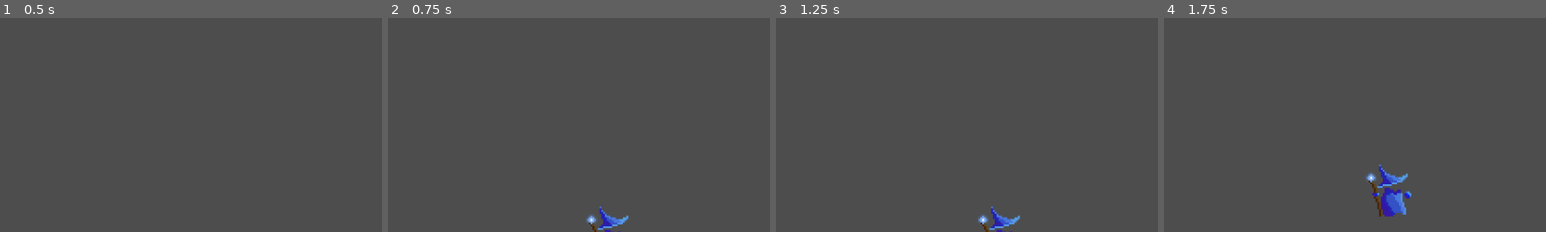
Above: before the commit, frames 1-4 (left to right).
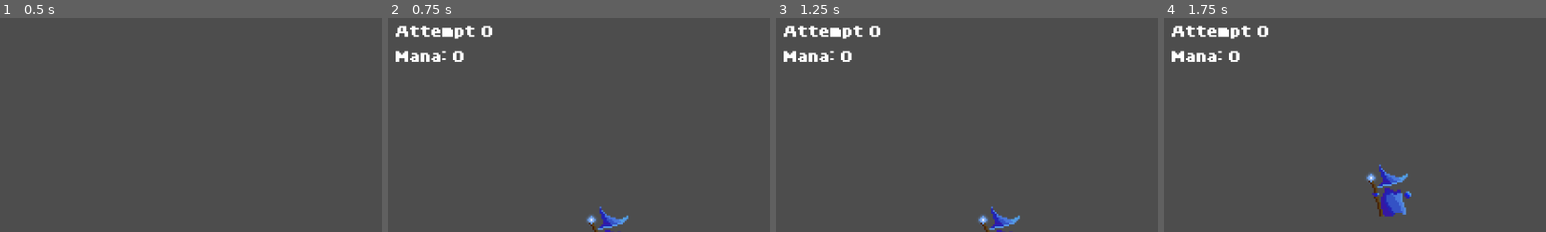
Above: after the commit, the same moments.

Repository: morganlabs-college/barrys-adventure
Game: Godot game, scene res://screens/main_menu/main_menu.tscn
Two runs of this game, one before a commit and one after it. Both use one fixed random seed, a clock stepped at 60 frames per second and the inputs below.
Inputs:
- Up to frame 1 (0.5 s): no input
- Up to frame 2 (0.75 s): click "Easy" at 0.5 s
- Up to frame 3 (1.25 s): no input
- Up to frame 4 (1.75 s): tap Space (Jump) at 1.52 s
The pictures show only the part of the screen within x 1-51%, y 3-53%; the shares and areas given below are measured in that part.

Frame 1 is identical in both runs. In frame 2, 1.4% of the frame differs, in the area x 2-28%, y 3-21%; in frame 3, 1.4%; in frame 4, 1.4%.

Commit message:
feat: heads-up display
Currently non-functional, will be adding in functionality to track attempts and mana collected

Diff:
--- a/src/levels/easy.tscn
+++ b/src/levels/easy.tscn
@@ -1,6 +1,7 @@
-[gd_scene load_steps=11 format=4 uid="uid://bq4wkt2pq0isl"]
+[gd_scene load_steps=12 format=4 uid="uid://bq4wkt2pq0isl"]
 
 [ext_resource type="PackedScene" uid="uid://b7qnu5d6ca3rh" path="res://components/player/player.tscn" id="2_3hgb1"]
+[ext_resource type="PackedScene" uid="uid://m1jnv5re5n5g" path="res://screens/hud/hud.tscn" id="2_iej8b"]
 [ext_resource type="PackedScene" uid="uid://bbecv4dgb47g1" path="res://components/items/mana.tscn" id="3_kwpsu"]
 [ext_resource type="PackedScene" uid="uid://iwxcjne1wtr3" path="res://components/spike/spike.tscn" id="4_f4c4l"]
 [ext_resource type="Texture2D" uid="uid://cg0kg448rrjvl" path="res://assets/spritesheet.png" id="5_7jjhu"]
@@ -46,6 +47,8 @@
 
 [node name="Node2D" type="Node2D"]
 
+[node name="HUD2" parent="." instance=ExtResource("2_iej8b")]
+
 [node name="Player" parent="." instance=ExtResource("2_3hgb1")]
 position = Vector2(0, 8)
 collision_layer = 7
@@ -88,3 +91,35 @@
 
 [node name="CollisionShape2D" type="CollisionShape2D" parent="Environment/Killzone"]
 shape = SubResource("WorldBoundaryShape2D_dpo37")
+
+[node name="HUD" parent="." instance=ExtResource("2_iej8b")]
+
+[connection signal="body_entered" from="Environment/Items/Mana" to="Environment/Items/Mana" method="_on_body_entered"]
+[connection signal="body_entered" from="Environment/Items/@Area2D@44348" to="Environment/Items/@Area2D@44348" method="_on_body_entered"]
+[connection signal="body_entered" from="Environment/Items/@Area2D@44349" to="Environment/Items/@Area2D@44349" method="_on_body_entered"]
+[connection signal="body_entered" from="Environment/Items/@Area2D@44350" to="Environment/Items/@Area2D@44350" method="_on_body_entered"]
+[connection signal="body_entered" from="Environment/Items/@Area2D@44351" to="Environment/Items/@Area2D@44351" method="_on_body_entered"]
+[connection signal="body_entered" from="Environment/Items/@Area2D@44352" to="Environment/Items/@Area2D@44352" method="_on_body_entered"]
+[connection signal="body_entered" from="Environment/Items/@Area2D@44353" to="Environment/Items/@Area2D@44353" method="_on_body_entered"]
+[connection signal="body_entered" from="Environment/Items/@Area2D@44354" to="Environment/Items/@Area2D@44354" method="_on_body_entered"]
+[connection signal="body_entered" from="Environment/Items/@Area2D@44355" to="Environment/Items/@Area2D@44355" method="_on_body_entered"]
+[connection signal="body_entered" from="Environment/Items/@Area2D@44356" to="Environment/Items/@Area2D@44356" method="_on_body_entered"]
+[connection signal="body_entered" from="Environment/Items/@Area2D@44357" to="Environment/Items/@Area2D@44357" method="_on_body_entered"]
+[connection signal="body_entered" from="Environment/Items/@Area2D@44358" to="Environment/Items/@Area2D@44358" method="_on_body_entered"]
+[connection signal="body_entered" from="Environment/Items/@Area2D@44359" to="Environment/Items/@Area2D@44359" method="_on_body_entered"]
+[connection signal="body_entered" from="Environment/Items/@Area2D@44360" to="Environment/Items/@Area2D@44360" method="_on_body_entered"]
+[connection signal="body_entered" from="Environment/Items/@Area2D@44361" to="Environment/Items/@Area2D@44361" method="_on_body_entered"]
+[connection signal="body_entered" from="Environment/Items/@Area2D@44362" to="Environment/Items/@Area2D@44362" method="_on_body_entered"]
+[connection signal="body_entered" from="Environment/Items/@Area2D@44363" to="Environment/Items/@Area2D@44363" method="_on_body_entered"]
+[connection signal="body_entered" from="Environment/Items/@Area2D@44364" to="Environment/Items/@Area2D@44364" method="_on_body_entered"]
+[connection signal="body_entered" from="Environment/Items/@Area2D@44365" to="Environment/Items/@Area2D@44365" method="_on_body_entered"]
+[connection signal="body_entered" from="Environment/Items/@Area2D@44366" to="Environment/Items/@Area2D@44366" method="_on_body_entered"]
+[connection signal="body_entered" from="Environment/Items/@Area2D@44367" to="Environment/Items/@Area2D@44367" method="_on_body_entered"]
+[connection signal="body_entered" from="Environment/Items/@Area2D@44368" to="Environment/Items/@Area2D@44368" method="_on_body_entered"]
+[connection signal="body_entered" from="Environment/Items/@Area2D@44369" to="Environment/Items/@Area2D@44369" method="_on_body_entered"]
+[connection signal="body_entered" from="Environment/Items/@Area2D@44370" to="Environment/Items/@Area2D@44370" method="_on_body_entered"]
+[connection signal="body_entered" from="Environment/Items/@Area2D@44371" to="Environment/Items/@Area2D@44371" method="_on_body_entered"]
+[connection signal="body_entered" from="Environment/Items/@Area2D@44372" to="Environment/Items/@Area2D@44372" method="_on_body_entered"]
+[connection signal="body_entered" from="Environment/Items/@Area2D@44373" to="Environment/Items/@Area2D@44373" method="_on_body_entered"]
+[connection signal="body_entered" from="Environment/Items/@Area2D@44374" to="Environment/Items/@Area2D@44374" method="_on_body_entered"]
+[connection signal="body_entered" from="Environment/Items/@Area2D@44375" to="Environment/Items/@Area2D@44375" method="_on_body_entered"]
--- /dev/null
+++ b/src/screens/hud/hud.gd
@@ -0,0 +1,21 @@
+extends CanvasLayer
+
+var attempt := 0
+var mana_collected := 0
+
+@onready var attempts := $GameInfoContainer/Margins/GameInfo/AttemptsCounter
+@onready var score := $GameInfoContainer/Margins/GameInfo/ManaCounter
+
+
+# Called when the node enters the scene tree for the first time.
+func _ready() -> void:
+	update_score()
+	update_attempts()
+
+
+func update_score() -> void:
+	score.text = str("Mana: ", mana_collected)
+
+
+func update_attempts() -> void:
+	attempts.text = str("Attempt ", attempt)
--- /dev/null
+++ b/src/screens/hud/hud.tscn
@@ -0,0 +1,28 @@
+[gd_scene load_steps=2 format=3 uid="uid://m1jnv5re5n5g"]
+
+[ext_resource type="Script" path="res://screens/hud/hud.gd" id="1_r4l4f"]
+
+[node name="HUD" type="CanvasLayer"]
+script = ExtResource("1_r4l4f")
+
+[node name="GameInfoContainer" type="VBoxContainer" parent="."]
+offset_right = 48.0
+offset_bottom = 40.0
+
+[node name="Margins" type="MarginContainer" parent="GameInfoContainer"]
+layout_mode = 2
+theme_override_constants/margin_left = 16
+theme_override_constants/margin_top = 16
+
+[node name="GameInfo" type="VBoxContainer" parent="GameInfoContainer/Margins"]
+layout_mode = 2
+
+[node name="AttemptsCounter" type="Label" parent="GameInfoContainer/Margins/GameInfo"]
+layout_mode = 2
+theme_override_font_sizes/font_size = 64
+text = "ATTEMPTS"
+
+[node name="ManaCounter" type="Label" parent="GameInfoContainer/Margins/GameInfo"]
+layout_mode = 2
+theme_override_font_sizes/font_size = 64
+text = "SCORE"
